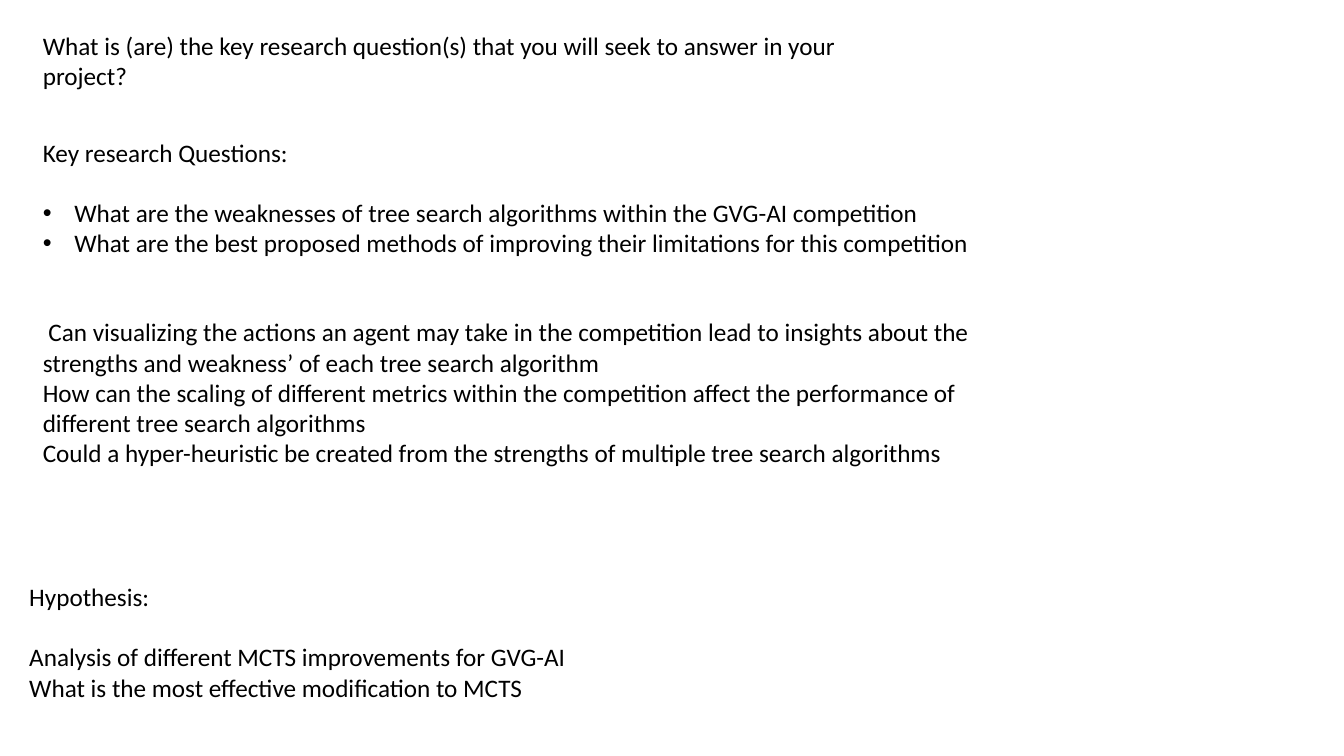
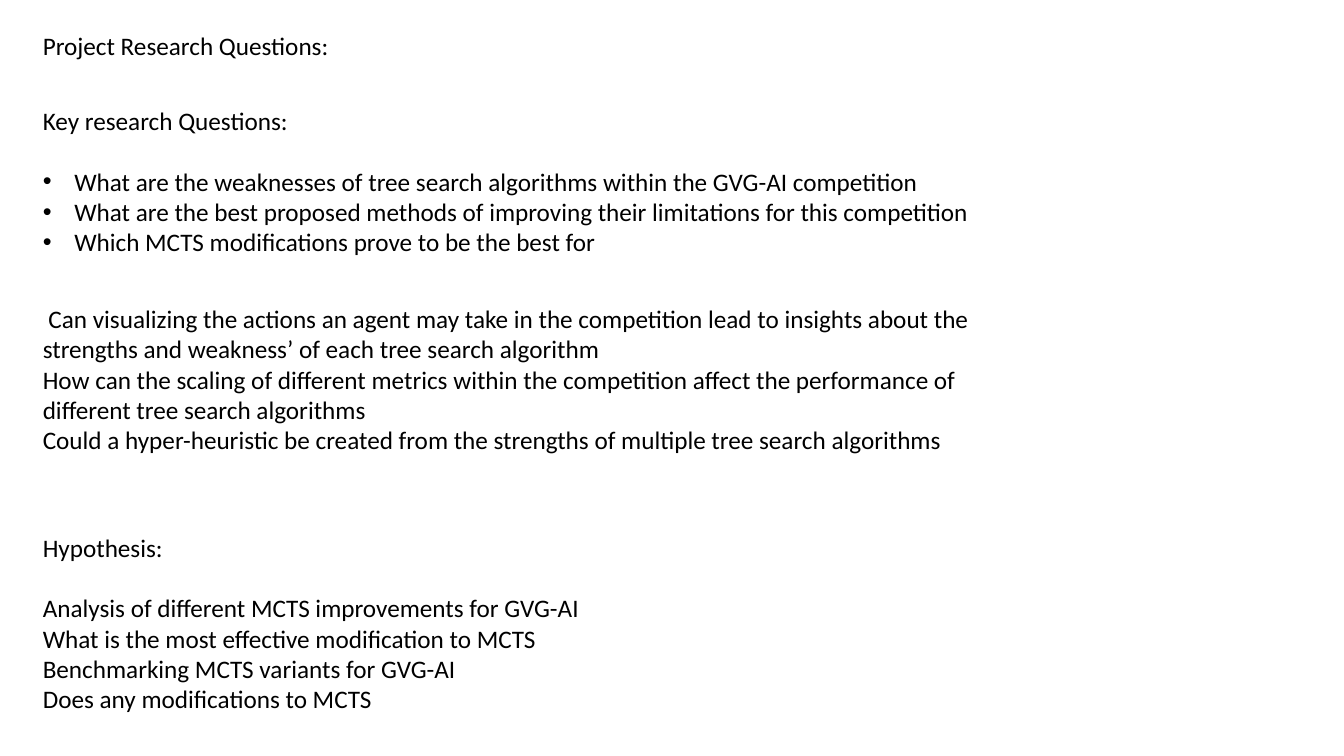
Before and after one commit to Alli1223/comp320-comp360-dissertation, a slide deck: slide 1 of Presentations/Findings Presentation/Findings.pptx. Drawn at 1344x756 pixels with LibreOffice and Linux fonts; fonts in the diff are those of the drawing. Boxes give left, top, right and bottom in pixels: in the first picture for what was removed or moved away, otherwise in the second. Text is boxed around its words. In the diff, an @@ line names an element or a change of style, - is before the commit and + after.

```diff
--- a/Presentations/Findings Presentation/Findings.pptx
+++ b/Presentations/Findings Presentation/Findings.pptx
@@ text at (43,37,328,60): text changed @@
-What is (are) the key research question(s) that you will seek to answer in your project?
+Project Research Questions:
@@ text "Key research Questions:": place and size @@
-text "Key research Questions:" at (43,144,967,257)
+text "Key research Questions:" at (43,112,967,255)
@@ text at (74,233,595,255): paragraph added @@
+• Which MCTS modifications prove to be the best for
@@ text "Can visualizing the actions an ...": place and size @@
-text "Can visualizing the actions an ..." at (43,323,968,467)
+text "Can visualizing the actions an ..." at (43,310,968,454)
@@ text "Hypothesis:": place and size @@
-text "Hypothesis:" at (29,588,565,698)
+text "Hypothesis:" at (43,539,578,712)
@@ text at (43,660,455,712): paragraphs added @@
+Benchmarking MCTS variants for GVG-AI
+Does any modifications to MCTS
```
Also in this commit, not shown: 2 other slides changed, 24 other files.
